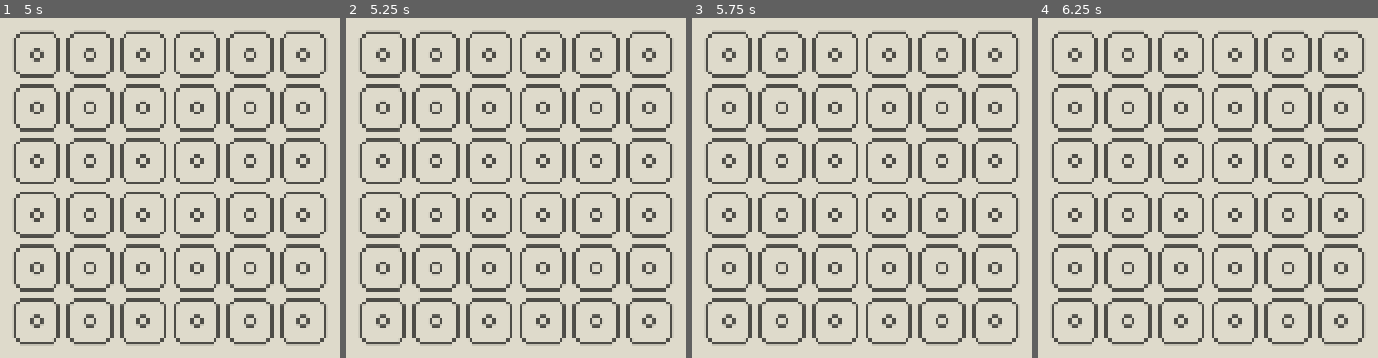
Above: before the commit, frames 1-4 (left to right).
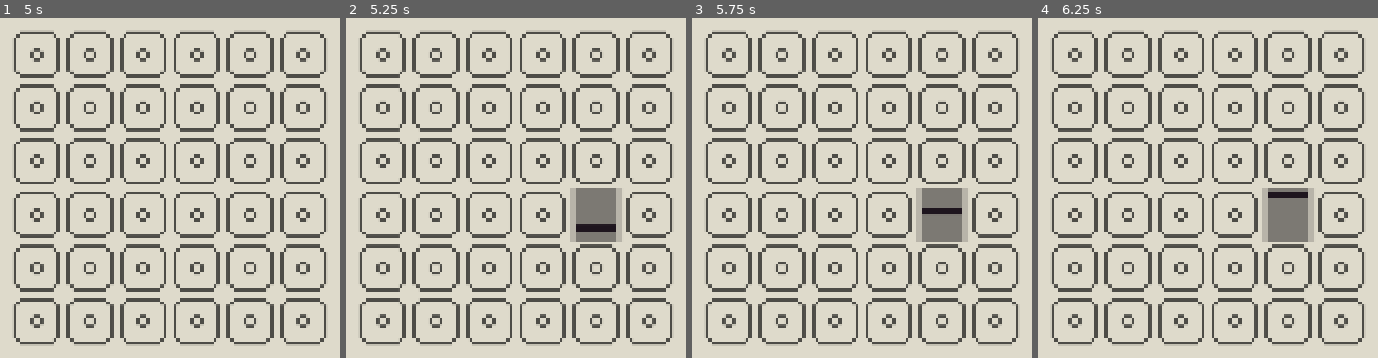
Above: after the commit, the same moments.

Repository: jackgusler/tessera
Game: Godot game, scene res://scenes/Main.tscn
The game is run twice, just before and just after one commit, with the same random seed, the same clock (stepped at 60 frames per second) and the same inputs.
Inputs (mouse positions are in pixels of both pictures, inside the frame that each line leads up to):
- Up to frame 1 (5 s): tap Enter at 0.5, 2, 3.5 s; move the mouse to (outside the picture) at 0.52 s; click (outside the picture) at 0.67 s; tap Space at 1.25, 2.75, 4.25 s; move the mouse to (outside the picture) at 1.27 s; click (outside the picture) at 1.42 s; move the mouse to (outside the picture) at 2.02 s; click (outside the picture) at 2.17 s; move the mouse to (outside the picture) at 2.77 s; click (outside the picture) at 2.92 s; move the mouse to (outside the picture) at 3.52 s; click (outside the picture) at 3.67 s; move the mouse to (outside the picture) at 4.27 s; click (outside the picture) at 4.42 s
- Up to frame 2 (5.25 s): move the mouse to (597, 188) at 5.02 s; click (597, 188) at 5.17 s
- Up to frame 3 (5.75 s): no input
- Up to frame 4 (6.25 s): move the mouse to (outside the picture) at 5.77 s; click (outside the picture) at 5.92 s

Frame 1 is identical in both runs. In frame 2, 2.4% of the frame differs, in the area x 65-82%, y 50-66%; in frame 3, 2.4%; in frame 4, 2.4%.

Commit message:
Auto-backup: 2026-07-23 19:05:00

Diff:
--- a/scenes/Main.tscn
+++ b/scenes/Main.tscn
@@ -97,6 +97,7 @@
 offset_top = -135.0
 offset_right = 240.0
 offset_bottom = 135.0
+mouse_filter = 2
 color = Color(0.87058824, 0.85490197, 0.79607844, 1)
 
 [node name="Grid" type="TileMapLayer" parent="GridContainer" unique_id=107034912]
--- a/scripts/gridContainer.gd
+++ b/scripts/gridContainer.gd
@@ -26,11 +26,11 @@
 
 func _unhandled_input(event: InputEvent) -> void:
 	if event is InputEventMouseButton and event.pressed and event.button_index == MOUSE_BUTTON_LEFT:
-		print("clciking")
-		_handle_click()
+		_handle_left_click()
+	if event is InputEventMouseButton and event.pressed and event.button_index == MOUSE_BUTTON_RIGHT:
+		_handle_right_click()
 
-func _handle_click() -> void:
-	print("click_")
+func _handle_left_click() -> void:
 	var local := placeable.get_local_mouse_position()
 	var map_cell := placeable.local_to_map(local)
 	var cell := map_to_board(map_cell)
@@ -41,6 +41,16 @@
 	var t := Tile.new()
 	t.source_id = 1
 	place_tile(cell, t)
+
+func _handle_right_click() -> void:
+	var local := placeable.get_local_mouse_position()
+	var map_cell := placeable.local_to_map(local)
+	var cell := map_to_board(map_cell)
+	if not is_in_bounds(cell):
+		return
+	if is_empty(cell):
+		return
+	remove_tile(cell)
 
 func is_in_bounds(cell: Vector2i) -> bool:
 	return cell.x >= 0 and cell.y >= 0 and cell.x < grid_width and cell.y < grid_height
